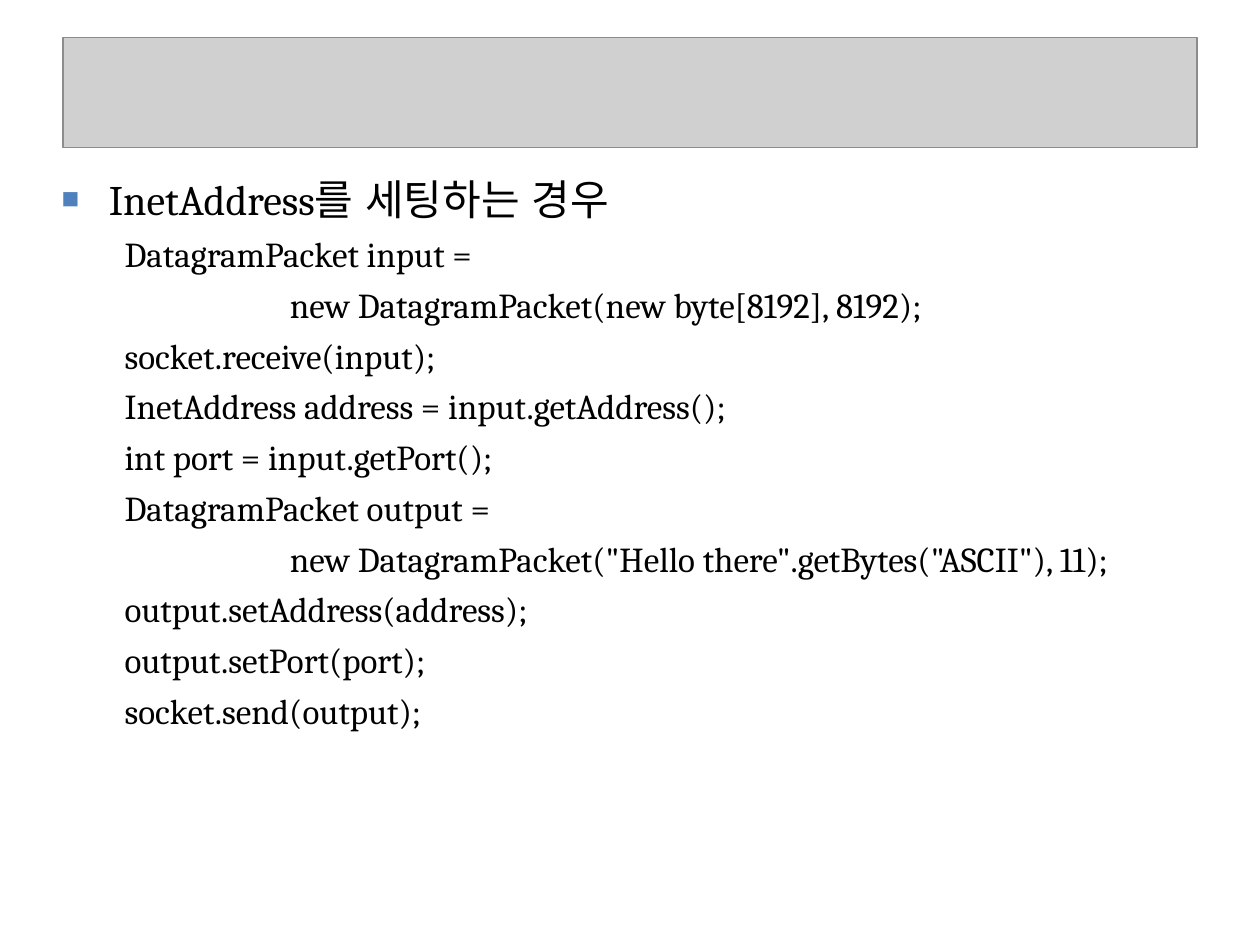
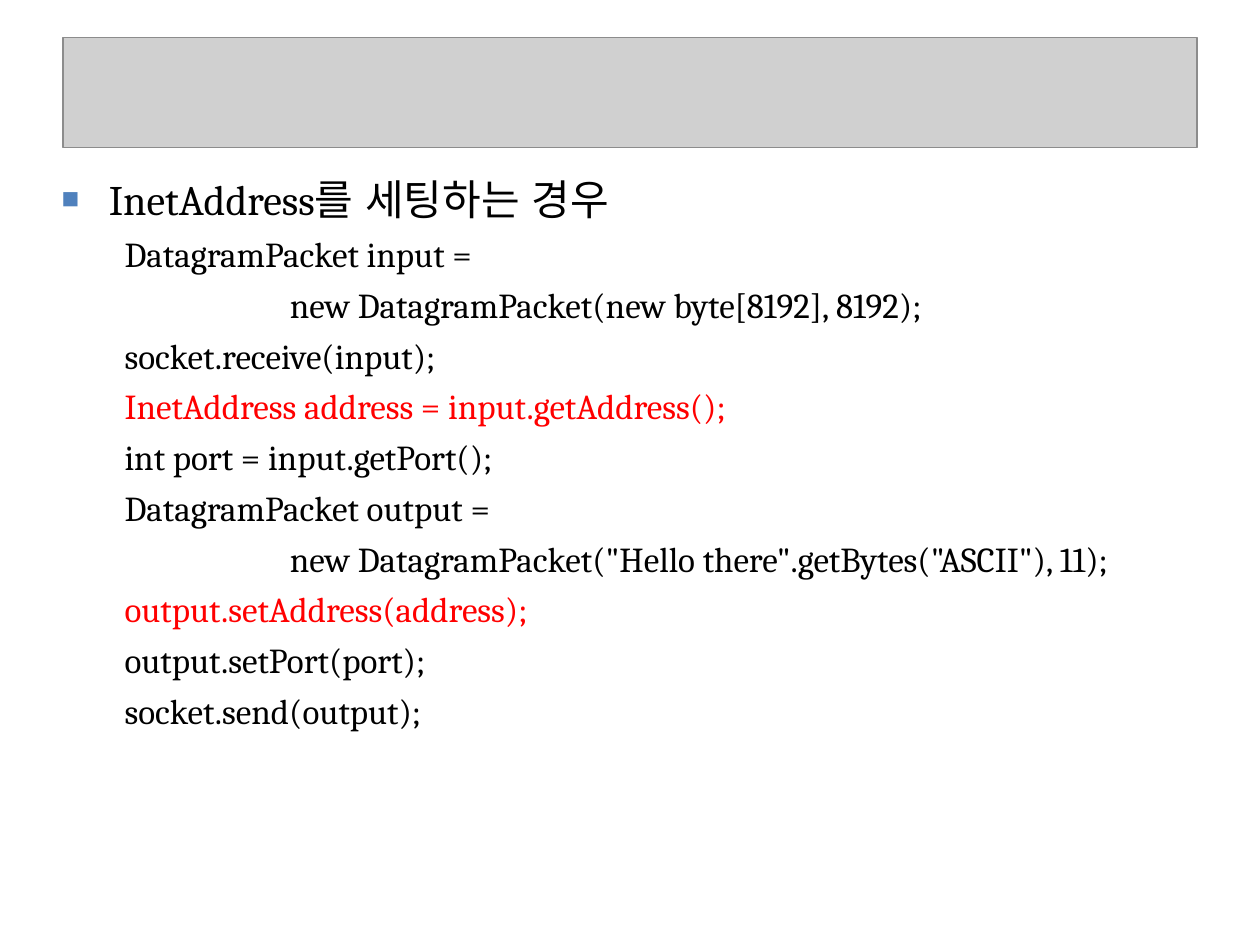
Before and after one commit to seleuchel/javaNetwork, a slide deck: slide 45 of ppt/1205_다시다운(수정됨)_chap12UDP.ppt. Drawn at 1260x945 pixels with LibreOffice and Linux fonts; fonts in the diff are those of the drawing; grey boxes stand for pictures; background and template pictures are left out. Boxes give left, top, right and bottom in pixels: in the first picture for what was removed or moved away, otherwise in the second. Text is boxed around its words. In the diff, an @@ line names an element or a change of style, - is before the commit and + after.

```diff
--- a/ppt/1205_다시다운(수정됨)_chap12UDP.ppt
+++ b/ppt/1205_다시다운(수정됨)_chap12UDP.ppt
@@ text at (x1=125, y1=394, x2=726, y2=630): text colour #000000 to #FF0000 in "InetAddress address = input.getAddress();", "output.setAddress(address);" @@
```
Also in this commit, not shown: 17 other slides changed, 3 other files.
